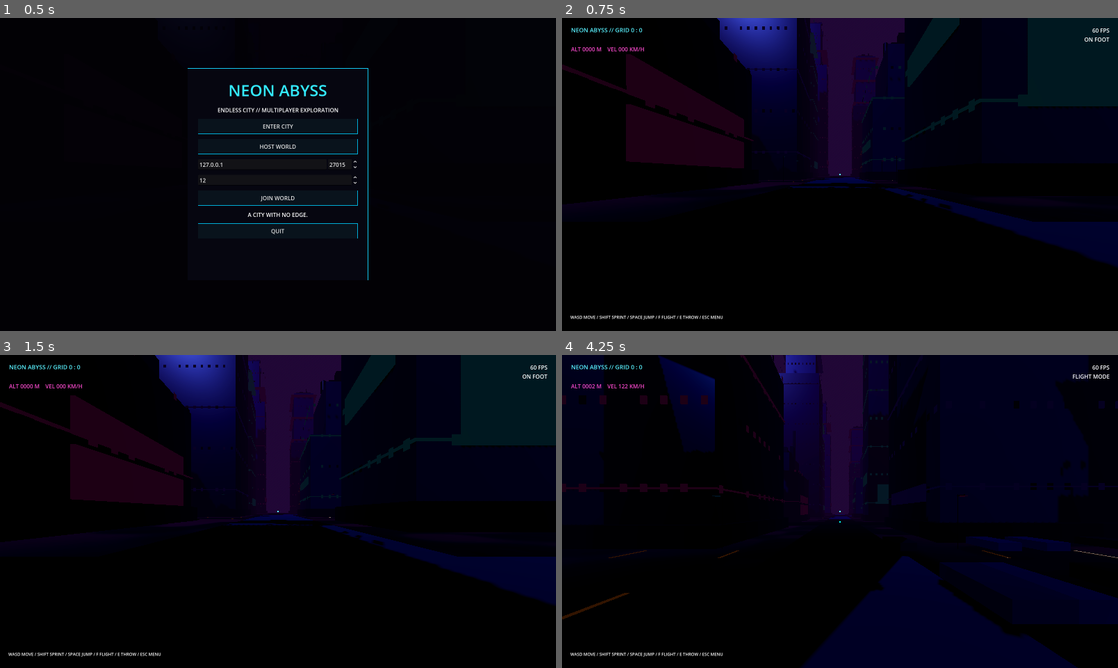
Above: before the commit, frames 1-4 (two rows, left to right).
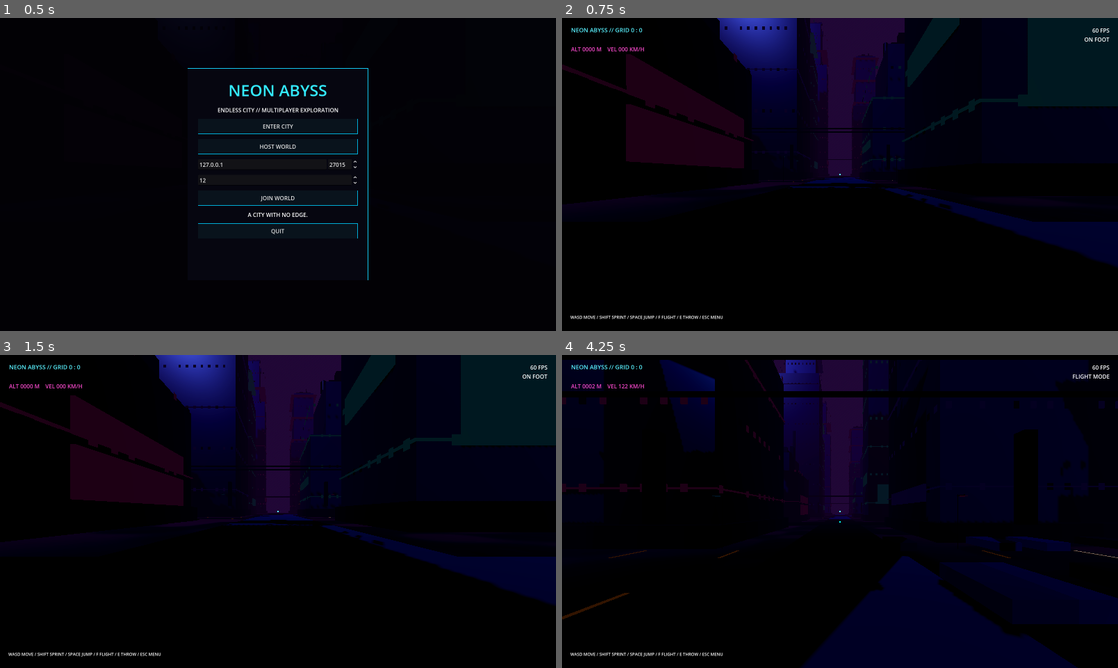
Above: after the commit, the same moments.

Repository: Liladizilla/neon-abyss
Game: Godot game, scene res://scenes/main.tscn
Two runs of this game, one before a commit and one after it. Both use one fixed random seed, a clock stepped at 60 frames per second and the inputs below.
Inputs (mouse positions are in pixels of both pictures, inside the frame that each line leads up to):
- Up to frame 1 (0.5 s): no input
- Up to frame 2 (0.75 s): click "ENTER CITY" at 0.5 s
- Up to frame 3 (1.5 s): tap Enter at 1.25 s; move the mouse to (305, 511) at 1.27 s; hold W (move_forward) from 1.28 s (still down); hold Shift (sprint) from 1.28 s (still down)
- Up to frame 4 (4.25 s): keep holding W (move_forward); tap Space (jump) at 1.52, 2.27, 3.77 s; move the mouse to (812, 511) at 2.02 s; release Shift (sprint) at 2.03 s; tap E (throw_prop) at 2.1 s; move the mouse to (851, 505) at 2.77 s; hold F (toggle_flight) 2.78-3.53 s; move the mouse to (834, 517) at 3.52 s; tap Ctrl at 3.6 s

Frame 1 is identical in both runs. In frame 2, less than 0.1% of the frame differs, in the area x 41-60%, y 35-46%; in frame 3, less than 0.1%; in frame 4, 3.4%, in the area x 0-95%, y 0-65%.

Commit message:
feat: add elevated rail guideways and sparse illuminated transit stations

Diff:
--- a/scripts/city_chunk.gd
+++ b/scripts/city_chunk.gd
@@ -56,6 +56,65 @@
     marks.material_override=lm
     add_child(marks)
     _street_furniture()
+    _transit_infrastructure()
+func _transit_infrastructure():
+    # Elevated guideway follows the district's east-west arterial.
+    var rails:Array[Transform3D]=[]
+    var supports:Array[Transform3D]=[]
+    for side in [-1.0,1.0]:
+        rails.append(Transform3D(Basis.from_scale(Vector3(size,0.28,0.32)),Vector3(size*0.5,12.5,size*0.5+side*1.8)))
+    for along in [12.0,36.0,60.0,84.0]:
+        supports.append(Transform3D(Basis.from_scale(Vector3(0.8,6.0,0.8)),Vector3(along,6.0,size*0.5)))
+    _instances("ElevatedTransitRails",rails,[],Color(0.16,0.2,0.29),false)
+    _instances("TransitGuidewayPylons",supports,[],Color(0.12,0.16,0.23),false)
+    if posmod(coord.x,3)==0 and posmod(coord.y,3)==0:
+        var station=Node3D.new()
+        station.name="ElevatedTransitStation"
+        station.position=Vector3.ZERO
+        add_child(station)
+        var platform=MeshInstance3D.new()
+        var platform_mesh=BoxMesh.new()
+        platform_mesh.size=Vector3(34.0,0.7,4.6)
+        platform.mesh=platform_mesh
+        platform.position=Vector3(size*0.5,10.4,size*0.5+5.2)
+        var platform_mat=StandardMaterial3D.new()
+        platform_mat.albedo_color=Color(0.08,0.11,0.18)
+        platform_mat.metallic=0.48
+        platform_mat.roughness=0.34
+        platform.material_override=platform_mat
+        station.add_child(platform)
+        var canopy=MeshInstance3D.new()
+        var canopy_mesh=BoxMesh.new()
+        canopy_mesh.size=Vector3(34.0,0.28,5.6)
+        canopy.mesh=canopy_mesh
+        canopy.position=Vector3(size*0.5,15.1,size*0.5+5.2)
+        var canopy_mat=StandardMaterial3D.new()
+        canopy_mat.albedo_color=Color(0.035,0.06,0.1)
+        canopy_mat.metallic=0.7
+        canopy_mat.roughness=0.25
+        canopy.material_override=canopy_mat
+        station.add_child(canopy)
+        for along in [size*0.5-15.0,size*0.5+15.0]:
+            var pillar=MeshInstance3D.new()
+            var pillar_mesh=BoxMesh.new()
+            pillar_mesh.size=Vector3(0.45,4.4,0.45)
+            pillar.mesh=pillar_mesh
+            pillar.position=Vector3(along,13.0,size*0.5+5.2)
+            pillar.material_override=platform_mat
+            station.add_child(pillar)
+        var edge=MeshInstance3D.new()
+        var edge_mesh=BoxMesh.new()
+        edge_mesh.size=Vector3(33.0,0.12,0.16)
+        edge.mesh=edge_mesh
+        edge.position=Vector3(size*0.5,10.8,size*0.5+3.0)
+        var edge_mat=StandardMaterial3D.new()
+        edge_mat.shading_mode=BaseMaterial3D.SHADING_MODE_UNSHADED
+        edge_mat.albedo_color=Color(0.02,0.78,1.0)
+        edge_mat.emission_enabled=true
+        edge_mat.emission=Color(0.01,0.55,1.0)
+        edge_mat.emission_energy_multiplier=2.0
+        edge.material_override=edge_mat
+        station.add_child(edge)
 func _street_furniture():
     # Street furniture is instanced per district to keep draw calls bounded.
     var poles:Array[Transform3D]=[]
